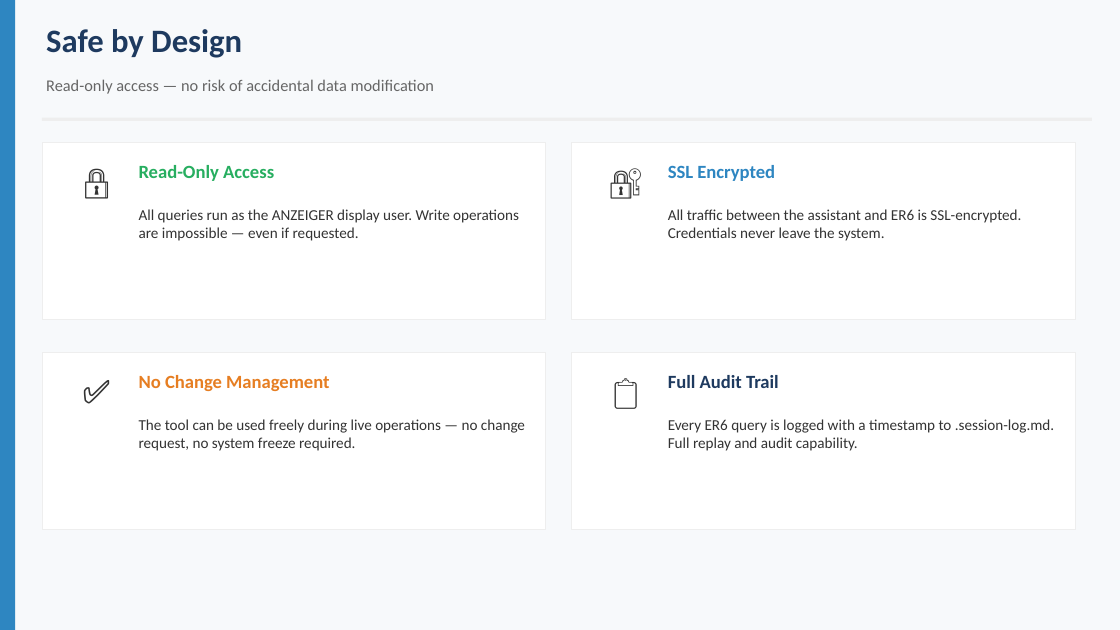
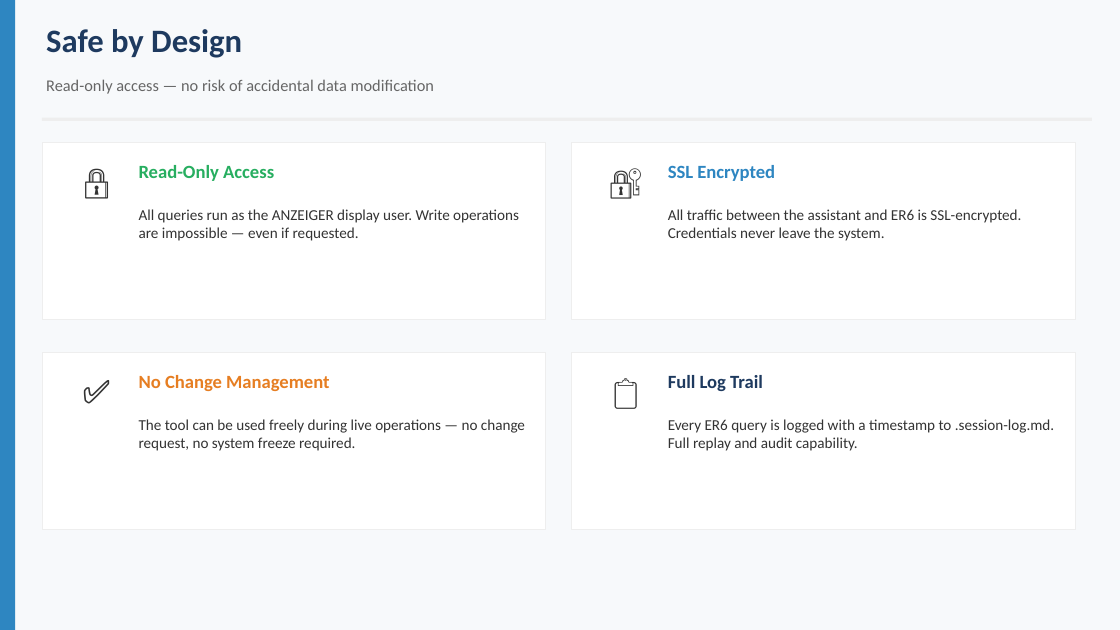
Before and after one commit to i015289/IAM-Assistant, a slide deck: slide 6 of docs/IAM_Assistant_Intro.pptx. Drawn at 1120x630 pixels with LibreOffice and Linux fonts; fonts in the diff are those of the drawing. Boxes give left, top, right and bottom in pixels: in the first picture for what was removed or moved away, otherwise in the second. Text is boxed around its words. In the diff, an @@ line names an element or a change of style, - is before the commit and + after.

```diff
--- a/docs/IAM_Assistant_Intro.pptx
+++ b/docs/IAM_Assistant_Intro.pptx
@@ text at [668, 375, 763, 391]: text changed @@
-Full Audit Trail
+Full Log Trail
```
Also in this commit, not shown: 1 other slide changed, 13 other files.
